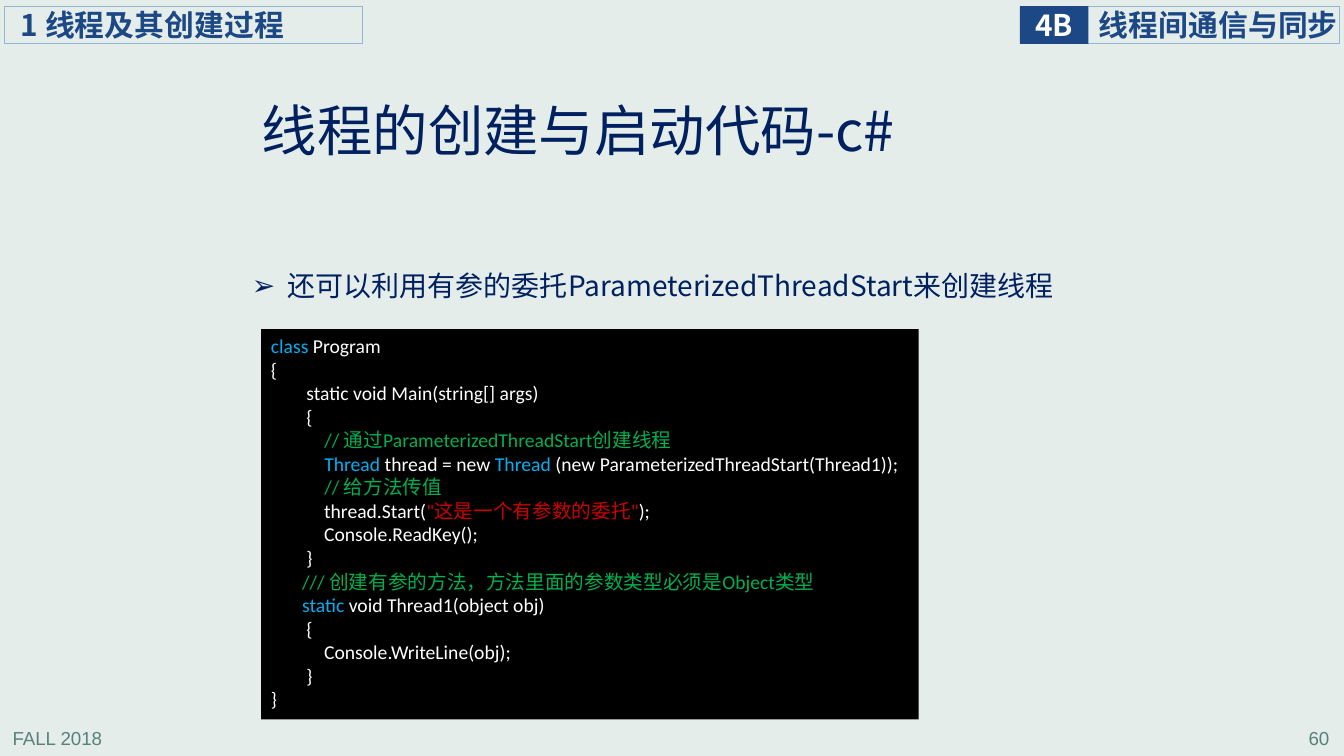
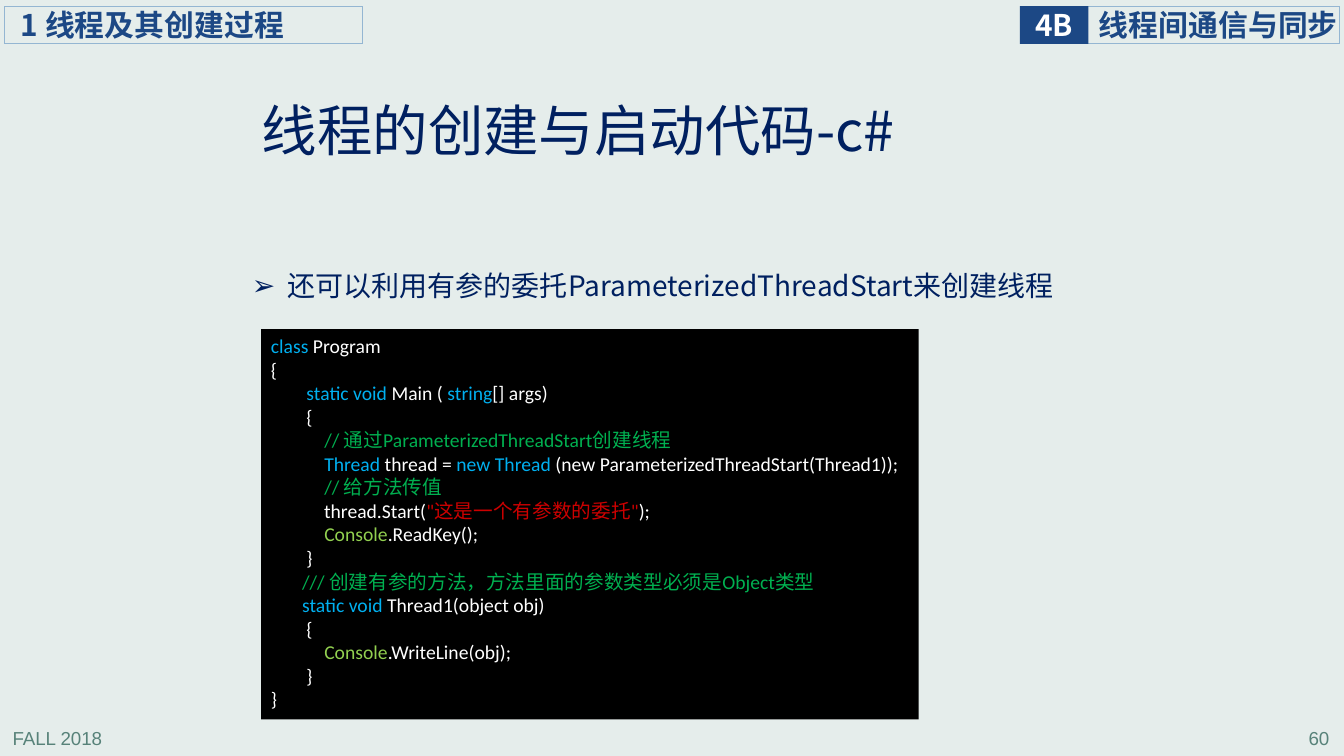
Before and after one commit to jichenghu/ppt_programmingWindows, a slide deck: slide 60 of programmingWindows_4.pptx. Drawn at 1344x756 pixels with LibreOffice and Linux fonts; fonts in the diff are those of the drawing. Boxes give left, top, right and bottom in pixels: in the first picture for what was removed or moved away, otherwise in the second. Text is boxed around its words. In the diff, an @@ line names an element or a change of style, - is before the commit and + after.

```diff
--- a/programmingWindows_4.pptx
+++ b/programmingWindows_4.pptx
@@ text in rectangle at bbox=[306, 385, 548, 404]: text changed; text colour #FFFFFF to #00B0F0 @@
-static void Main(string[] args)
+static void Main ( string[] args)
@@ text in rectangle at bbox=[302, 457, 898, 663]: text colour #FFFFFF to #00B0F0 in "new", "void"; text colour #FFFFFF to #92D050 in "Console.ReadKey();", "Console.WriteLine(obj);" @@
```
Also in this commit, not shown: 3 other slides changed.
